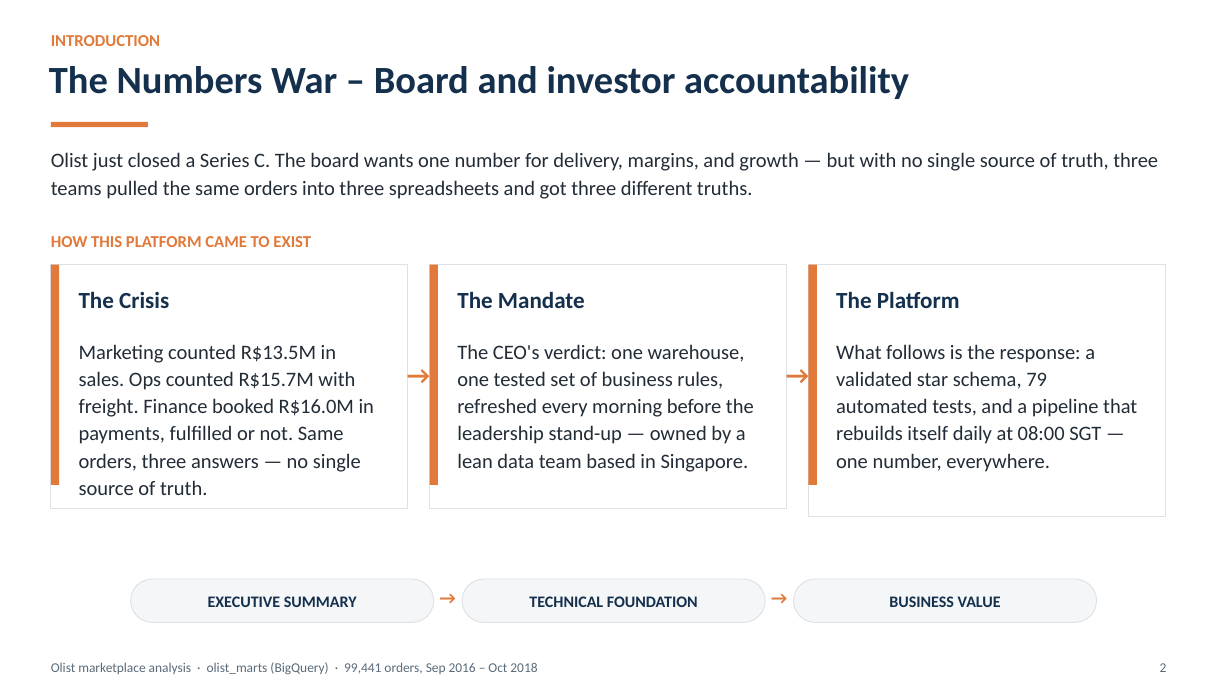
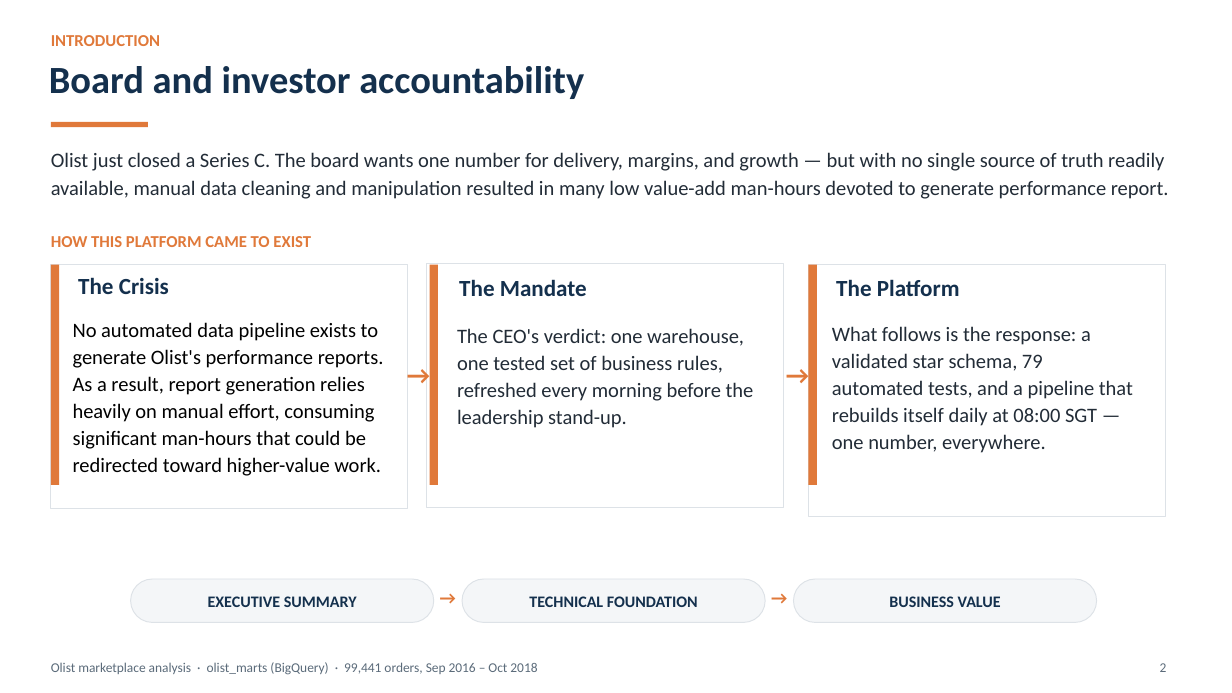
Before and after one commit to cheanwei/ntu-dsai-group5-project2, a slide deck: slide 2 of docs/Olist_Executive_Summary.pptx. Drawn at 1232x693 pixels with LibreOffice and Linux fonts; fonts in the diff are those of the drawing. Boxes give left, top, right and bottom in pixels: in the first picture for what was removed or moved away, otherwise in the second. Text is boxed around its words. In the diff, an @@ line names an element or a change of style, - is before the commit and + after.

Commit message:
Update Olist Executive Summary presentation file

```diff
--- a/docs/Olist_Executive_Summary.pptx
+++ b/docs/Olist_Executive_Summary.pptx
@@ text at [49, 66, 584, 99]: text changed @@
-The Numbers War – Board and investor accountability
+Board and investor accountability
@@ text at [51, 152, 1169, 199]: text changed @@
-Olist just closed a Series C. The board wants one number for delivery, margins, and growth — but with no single source of truth, three teams pulled the same orders into three spreadsheets and got three different truths.
+Olist just closed a Series C. The board wants one number for delivery, margins, and growth — but with no single source of truth readily available, manual data cleaning and manipulation resulted in many low value-add man-hours devoted to generate performance report.
@@ text "The Crisis": place and size @@
-text "The Crisis" at [79, 291, 169, 308]
+text "The Crisis" at [78, 277, 169, 294]
@@ text "The Mandate": place and size @@
-text "The Mandate" at [457, 291, 585, 308]
+text "The Mandate" at [459, 279, 587, 296]
@@ text "The Platform": place and size @@
-text "The Platform" at [836, 291, 960, 308]
+text "The Platform" at [836, 279, 960, 296]
@@ text at [73, 322, 384, 476]: text changed; text colour #222C37 to #000000 @@
-Marketing counted R$13.5M in sales. Ops counted R$15.7M with freight. Finance booked R$16.0M in payments, fulfilled or not. Same orders, three answers — no single source of truth.
+No automated data pipeline exists to generate Olist's performance reports. As a result, report generation relies heavily on manual effort, consuming significant man-hours that could be redirected toward higher-value work.
@@ text at [457, 328, 754, 428]: text changed @@
-The CEO's verdict: one warehouse, one tested set of business rules, refreshed every morning before the leadership stand-up — owned by a lean data team based in Singapore.
+The CEO's verdict: one warehouse, one tested set of business rules, refreshed every morning before the leadership stand-up.
@@ text "What follows is the response: ...": place and size @@
-text "What follows is the response: ..." at [836, 344, 1137, 472]
+text "What follows is the response: ..." at [832, 326, 1133, 453]
```
Also in this commit, not shown: 10 other slides changed, 1 slide added, 1 slide removed.
